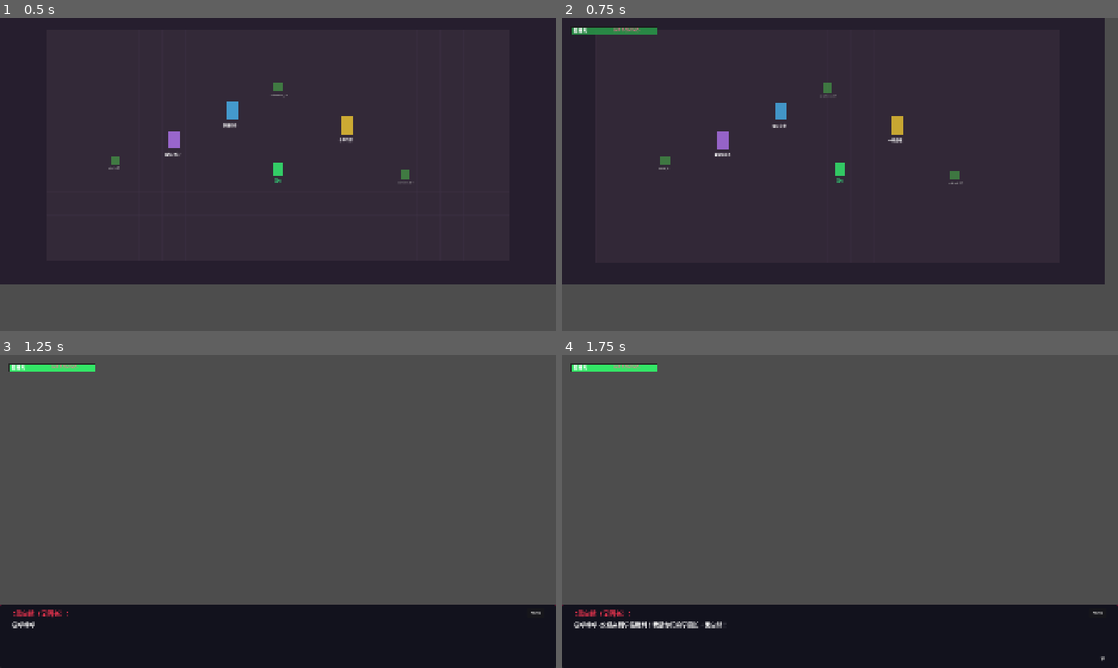
Above: before the commit, frames 1-4 (two rows, left to right).
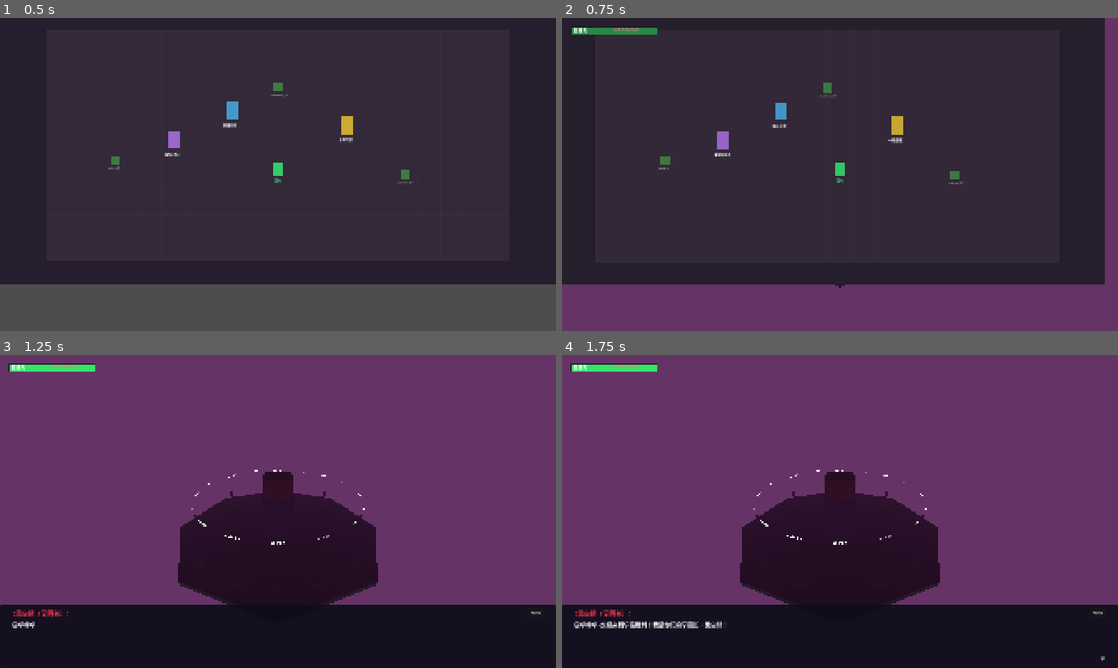
Above: after the commit, the same moments.

Repository: Luguoyn/dangan-AI
Game: Godot game, scene res://scenes/main.tscn
Two runs of this game, one before a commit and one after it. Both use one fixed random seed, a clock stepped at 60 frames per second and the inputs below.
Inputs (mouse positions are in pixels of both pictures, inside the frame that each line leads up to):
- Up to frame 1 (0.5 s): no input
- Up to frame 2 (0.75 s): tap Enter (confirm) at 0.5 s; move the mouse to (962, 158) at 0.52 s; hold D (move_right) from 0.53 s (still down); tap T at 0.6 s; click (962, 158) at 0.67 s
- Up to frame 3 (1.25 s): keep holding D (move_right)
- Up to frame 4 (1.75 s): move the mouse to (728, 527) at 1.27 s; release D (move_right) at 1.28 s; hold S (move_down) from 1.28 s (still down); tap Enter (confirm) at 1.35 s; tap T at 1.55 s

Frame 1 is identical in both runs. In frame 2, 17% of the frame differs, in the area x 0-100%, y 0-100%; in frame 3, 79%, in the area x 0-100%, y 0-80%; in frame 4, 79%.
Error before the commit: Invalid assignment of property or key 'default_look_at' with value of type 'Vector3' on a base object of type 'Camera3D (CourtroomCamera)'. (res://scripts/cour…

Commit message:
fix: 移除已删除的default_look_at赋值

Diff:
--- a/scripts/courtroom/courtroom_scene.gd
+++ b/scripts/courtroom/courtroom_scene.gd
@@ -148,7 +148,6 @@
 	_camera = CourtroomCamera.new()
 	_camera.name = "CourtroomCamera"
 	_camera.default_position = Vector3(0, 9, 14)
-	_camera.default_look_at = Vector3(0, 1.5, 0)
 	add_child(_camera)
 
 func _build_podiums() -> void:
